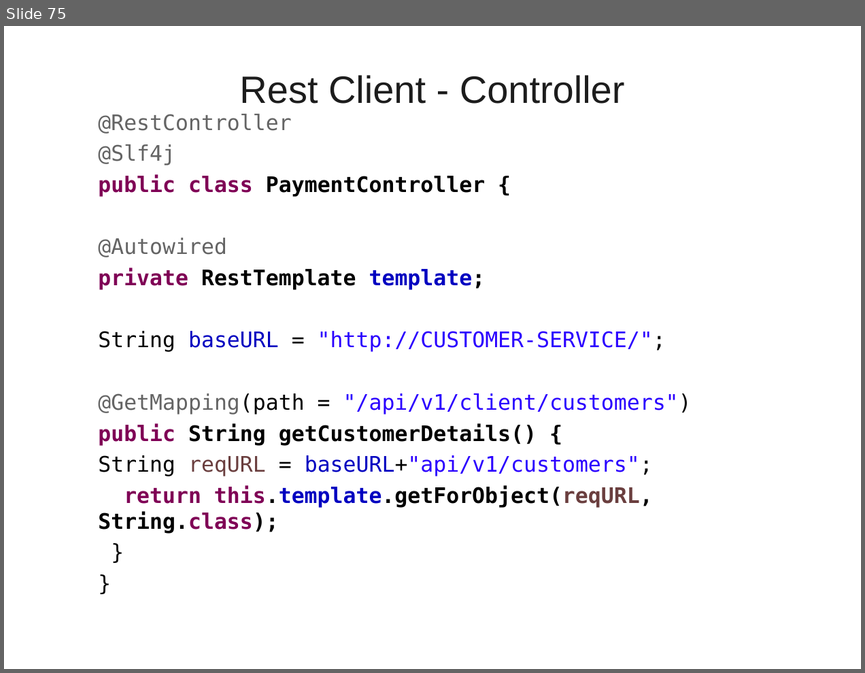
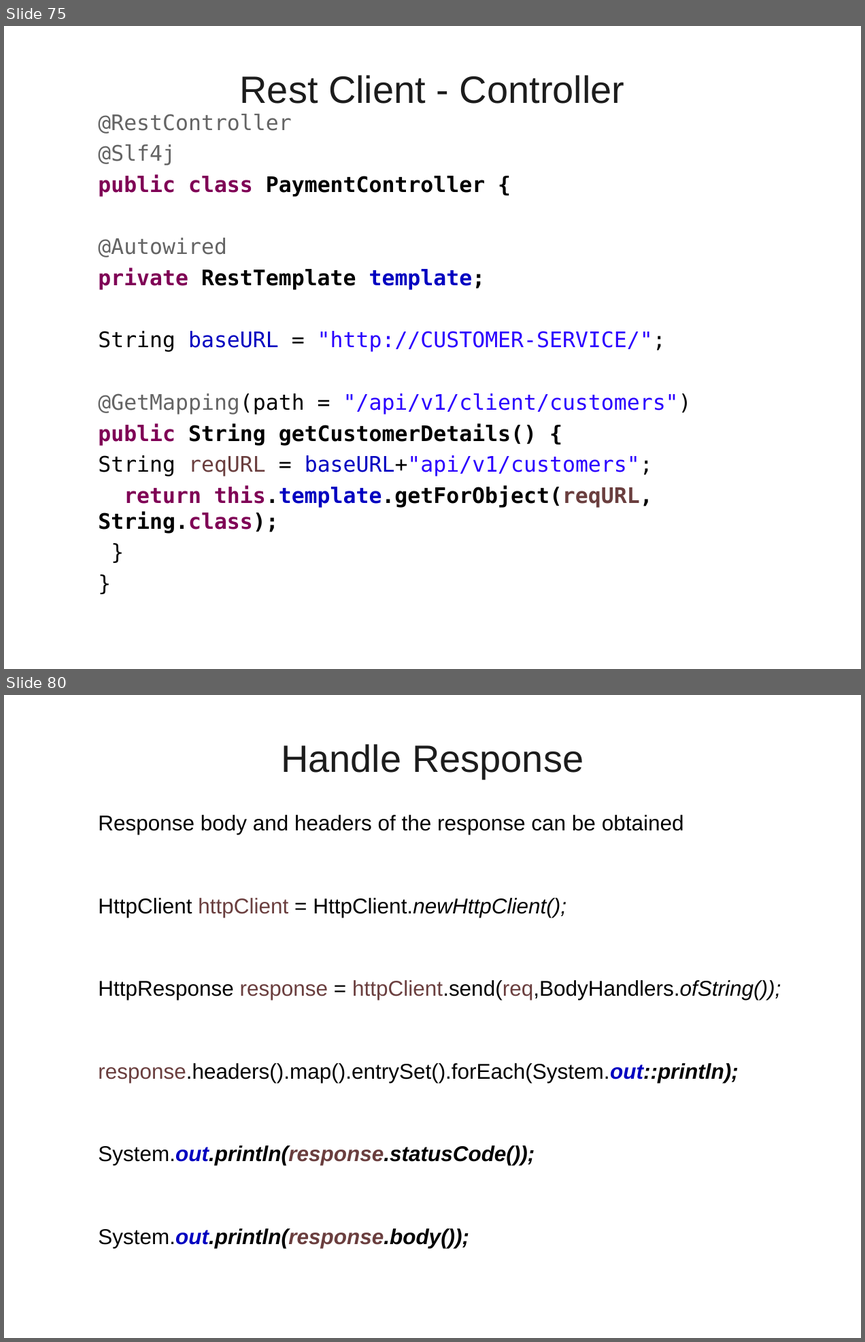
Before and after one commit to vatsanTraining/training_aug_2023, a slide deck: Spring_Aop.ppt. Shown one above the other, each under a label of ours: slide 75 before the commit, slides 75 and 80 after it; the slides between them are not shown. The pictures are 865x673 and 865x1342 pixels, drawn with LibreOffice and Linux fonts; fonts in the diff are those of the drawing; background and template pictures are left out. Boxes give left, top, right and bottom in pixels: in the first picture for what was removed or moved away, otherwise in the second. Text is boxed around its words. In the diff, an @@ line names an element or a change of style, - is before the commit and + after.

```diff
--- a/Spring_Aop.ppt
+++ b/Spring_Aop.ppt
@@ slide 80 added at <box>4,695,861,1338</box>, background picture (left out) @@
@@ title added at <box>281,744,583,779</box>, 32 pt, text #1C1C1C @@
+Handle Response
@@ text added at <box>98,815,781,1248</box>, 18 pt, text #000000 @@
+  Response body and headers of the response can be obtained
+  HttpClient httpClient = HttpClient.newHttpClient();
+  HttpResponse response = httpClient.send(req,BodyHandlers.ofString());
+  response.headers().map().entrySet().forEach(System.out::println);
+  System.out.println(response.statusCode());
+  System.out.println(response.body());
```
Also in this commit, not shown: 5 other slides added.
